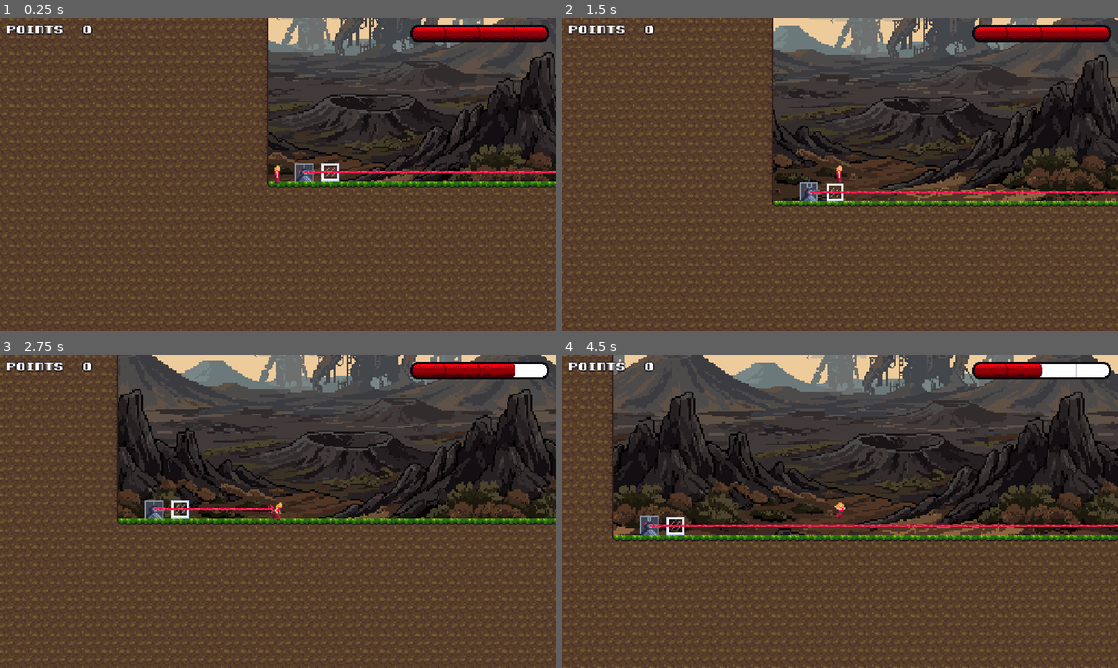
Above: before the commit, frames 1-4 (two rows, left to right).
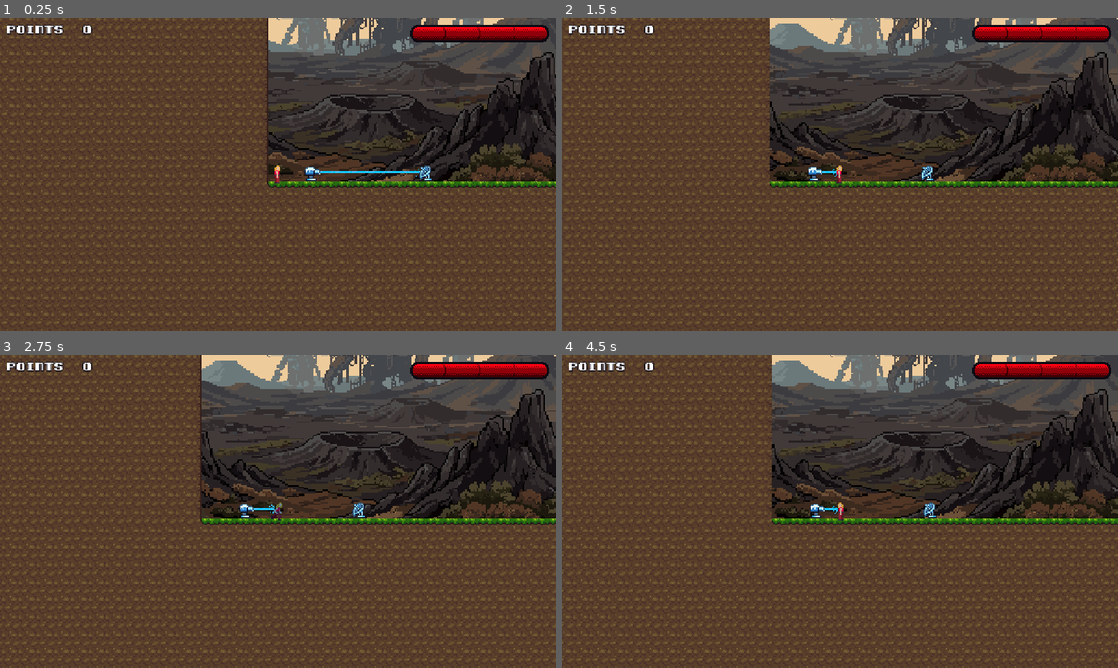
Above: after the commit, the same moments.

Repository: cygnuszwaan/objon
Game: Godot game, scene res://scenes/levels/level_template.tscn
Two runs of this game, one before a commit and one after it. Both use one fixed random seed, a clock stepped at 60 frames per second and the inputs below. This scene is started directly instead of the project's main scene.
Inputs (mouse positions are in pixels of both pictures, inside the frame that each line leads up to):
- Up to frame 1 (0.25 s): no input
- Up to frame 2 (1.5 s): tap Enter at 0.5 s; move the mouse to (962, 158) at 0.52 s; hold D (move_right) 0.53-1.25 s; hold S (crouch) 0.53-1.25 s; click (962, 158) at 0.67 s; tap Space (jump) at 0.77 s; drag from (728, 190) to (845, 174) at 1.27 s
- Up to frame 3 (2.75 s): move the mouse to (333, 442) at 2.02 s; hold D (move_right) from 2.03 s (still down); tap F at 2.1 s
- Up to frame 4 (4.5 s): release D (move_right) at 2.75 s; drag from (812, 574) to (673, 464) at 2.77 s; move the mouse to (1006, 558) at 3.52 s; hold A (move_left) 3.53-4.25 s; tap J (kick) at 3.6 s; tap Space (jump) at 3.77 s; drag from (673, 464) to (834, 511) at 4.27 s

The runs differ from the first frame. In frame 1, 0.7% of the frame differs, in the area x 53-100%, y 46-53%; in frame 2, 21%; in frame 3, 25%; in frame 4, 36%, in the area x 0-100%, y 0-100%.

Commit message:
updated freeze ray sprites

Diff:
--- a/scenes/interactive/freeze_receiver.tscn
+++ b/scenes/interactive/freeze_receiver.tscn
@@ -1,14 +1,19 @@
-[gd_scene load_steps=3 format=3]
+[gd_scene format=3 uid="uid://danr7ihfd0vov"]
 
-[ext_resource type="Script" path="res://scenes/interactive/freeze_receiver.gd" id="1_rx"]
+[ext_resource type="Script" uid="uid://7sgcvuctg80l" path="res://scenes/interactive/freeze_receiver.gd" id="1_rx"]
+[ext_resource type="Texture2D" uid="uid://b0yqrcx8geo6d" path="res://sprites/interactive/freezer_receiver.png" id="2_rlvqp"]
 
 [sub_resource type="RectangleShape2D" id="RectangleShape2D_rx"]
-size = Vector2(16, 16)
+size = Vector2(8, 8)
 
-[node name="FreezeReceiver" type="StaticBody2D"]
+[node name="FreezeReceiver" type="StaticBody2D" unique_id=1340035918]
 collision_layer = 2
 collision_mask = 0
 script = ExtResource("1_rx")
+draw_placeholder = false
 
-[node name="CollisionShape2D" type="CollisionShape2D" parent="."]
+[node name="CollisionShape2D" type="CollisionShape2D" parent="." unique_id=1031271727]
 shape = SubResource("RectangleShape2D_rx")
+
+[node name="Sprite2D" type="Sprite2D" parent="." unique_id=285412332]
+texture = ExtResource("2_rlvqp")
--- a/scenes/levels/level_template.tscn
+++ b/scenes/levels/level_template.tscn
@@ -13,8 +13,9 @@
 [ext_resource type="PackedScene" path="res://scenes/traps/powered_spike_layer.tscn" id="10_yw11j"]
 [ext_resource type="PackedScene" path="res://scenes/levels/conductor_layers.tscn" id="11_icp1j"]
 [ext_resource type="Script" uid="uid://bfrg0144j3s3d" path="res://scenes/levels/water_manager.gd" id="12_4gpp4"]
-[ext_resource type="PackedScene" uid="uid://cc8lsru56yplm" path="res://scenes/traps/laser/laser_turret.tscn" id="13_i403b"]
 [ext_resource type="PackedScene" uid="uid://dgii53fryk4gh" path="res://scenes/player/player.tscn" id="13_rdr40"]
+[ext_resource type="PackedScene" uid="uid://43ka8hnrawjw" path="res://scenes/traps/freeze/freeze_turret.tscn" id="15_i403b"]
+[ext_resource type="PackedScene" uid="uid://danr7ihfd0vov" path="res://scenes/interactive/freeze_receiver.tscn" id="16_2l0hg"]
 
 [node name="TestLevel" type="Node2D" unique_id=1261410649]
 script = ExtResource("1_g1ai2")
@@ -53,7 +54,6 @@
 tile_set = ExtResource("5_7gsxw")
 
 [node name="Glass" type="TileMapLayer" parent="Tilemaps" unique_id=1349664587 groups=["ground", "world_tilemap"]]
-tile_map_data = PackedByteArray("AAAXAE8AAQAAAAAAAAA=")
 tile_set = ExtResource("6_fwulr")
 
 [node name="Ladders" type="TileMapLayer" parent="Tilemaps" unique_id=2114889966 groups=["ladder_tilemap"]]
@@ -88,9 +88,6 @@
 
 [node name="Traps" type="Node" parent="." unique_id=673943172]
 
-[node name="LaserTurret" parent="Traps" unique_id=81752479 instance=ExtResource("13_i403b")]
-position = Vector2(352, 1272)
-
 [node name="Checkpoints" type="Node" parent="." unique_id=1948021330]
 
 [node name="Liquids" type="Node" parent="." unique_id=129700419]
@@ -99,5 +96,12 @@
 
 [node name="Blocks" type="Node" parent="." unique_id=1681336233]
 
+[node name="FreezeTurret" parent="." unique_id=221103290 instance=ExtResource("15_i403b")]
+position = Vector2(360, 1272)
+
+[node name="FreezeReceiver" parent="." unique_id=324846073 instance=ExtResource("16_2l0hg")]
+position = Vector2(464, 1272)
+scale = Vector2(-1, 1)
+
 [editable path="Backdrop"]
 [editable path="Tilemaps/ConductorLayers"]
--- a/scenes/traps/freeze/freeze_turret.tscn
+++ b/scenes/traps/freeze/freeze_turret.tscn
@@ -1,66 +1,46 @@
-[gd_scene load_steps=11 format=3]
+[gd_scene format=3 uid="uid://43ka8hnrawjw"]
 
-[ext_resource type="Script" path="res://scenes/traps/freeze/freeze_turret.gd" id="1_turret"]
-[ext_resource type="Texture2D" path="res://sprites/traps/freeze.png" id="2_beam"]
-[ext_resource type="Texture2D" path="res://sprites/traps/freezeturret.png" id="2_body"]
-[ext_resource type="Texture2D" path="res://sprites/traps/freezehit.png" id="3_hit"]
-[ext_resource type="Script" path="res://scenes/interactive/power_target.gd" id="9_pwrtgt"]
+[ext_resource type="Script" uid="uid://d3wch8iket8x8" path="res://scenes/traps/freeze/freeze_turret.gd" id="1_turret"]
+[ext_resource type="Texture2D" uid="uid://dihesxrn6h2f5" path="res://sprites/traps/freeze.png" id="2_beam"]
+[ext_resource type="Texture2D" uid="uid://dppauah5w56n7" path="res://sprites/traps/freezehit.png" id="3_hit"]
+[ext_resource type="Texture2D" uid="uid://bucqkjjhepune" path="res://sprites/traps/Freeze_ray_turret1.png" id="4_or8cw"]
+[ext_resource type="Script" uid="uid://debsvssvqq504" path="res://scenes/interactive/power_target.gd" id="9_pwrtgt"]
 
 [sub_resource type="RectangleShape2D" id="RectangleShape2D_body"]
 size = Vector2(16, 16)
 
-[sub_resource type="AtlasTexture" id="AtlasTexture_f0"]
-atlas = ExtResource("2_body")
+[sub_resource type="AtlasTexture" id="AtlasTexture_ucj6t"]
+atlas = ExtResource("4_or8cw")
 region = Rect2(0, 0, 16, 16)
-
-[sub_resource type="AtlasTexture" id="AtlasTexture_f1"]
-atlas = ExtResource("2_body")
-region = Rect2(0, 16, 16, 16)
-
-[sub_resource type="AtlasTexture" id="AtlasTexture_f2"]
-atlas = ExtResource("2_body")
-region = Rect2(0, 32, 16, 16)
-
-[sub_resource type="AtlasTexture" id="AtlasTexture_f3"]
-atlas = ExtResource("2_body")
-region = Rect2(0, 48, 16, 16)
 
 [sub_resource type="SpriteFrames" id="SpriteFrames_freeze"]
 animations = [{
 "frames": [{
 "duration": 1.0,
-"texture": SubResource("AtlasTexture_f0")
-}, {
-"duration": 1.0,
-"texture": SubResource("AtlasTexture_f1")
-}, {
-"duration": 1.0,
-"texture": SubResource("AtlasTexture_f2")
-}, {
-"duration": 1.0,
-"texture": SubResource("AtlasTexture_f3")
+"texture": SubResource("AtlasTexture_ucj6t")
 }],
-"loop": true,
+"loop": 1,
 "name": &"default",
 "speed": 5.0
 }]
 
-[node name="FreezeTurret" type="Node2D"]
+[node name="FreezeTurret" type="Node2D" unique_id=221103290]
 script = ExtResource("1_turret")
+draw_placeholder = false
 beam_texture = ExtResource("2_beam")
 hit_texture = ExtResource("3_hit")
 
-[node name="Body" type="StaticBody2D" parent="."]
+[node name="Body" type="StaticBody2D" parent="." unique_id=516939128]
 collision_layer = 2
 
-[node name="CollisionShape2D" type="CollisionShape2D" parent="Body"]
+[node name="CollisionShape2D" type="CollisionShape2D" parent="Body" unique_id=1194485917]
 shape = SubResource("RectangleShape2D_body")
 
-[node name="Muzzle" type="Marker2D" parent="."]
-position = Vector2(8, 0)
+[node name="Muzzle" type="Marker2D" parent="." unique_id=1398081472]
+position = Vector2(7, 0)
 
-[node name="AnimatedSprite2D" type="AnimatedSprite2D" parent="."]
+[node name="AnimatedSprite2D" type="AnimatedSprite2D" parent="." unique_id=1724095984]
 sprite_frames = SubResource("SpriteFrames_freeze")
 
-[node name="PowerTarget" type="Node2D" parent="."]
+[node name="PowerTarget" type="Node2D" parent="." unique_id=318828265]
 script = ExtResource("9_pwrtgt")
--- /dev/null
+++ b/sprites/traps/metadata.json
@@ -0,0 +1,22 @@
+{
+  "group_id": "fcd75739-c2c8-498f-b116-ae7a8fc07a06",
+  "objects": [
+    {
+      "id": "fd19ca14-319b-4575-adb9-623a6d18584e",
+      "name": "base",
+      "prompt": "Freeze ray turret",
+      "size": {
+        "width": 16,
+        "height": 16
+      },
+      "directions": 1,
+      "view": "low top-down",
+      "rotations": {
+        "unknown": "rotations/Freeze_ray_turret.png"
+      },
+      "animations": {}
+    }
+  ],
+  "export_version": "1.1",
+  "export_date": "2026-10-15T23:36:57.115224"
+}
Binary file added: sprites/interactive/freezer_receiver.png
Not shown, added: sprites/interactive/freezer_receiver.png.import
Binary file added: sprites/traps/Freeze_ray_turret1.png
Not shown, added: sprites/traps/Freeze_ray_turret1.png.import
Binary file added: sprites/traps/Freeze_ray_turret2.png
Not shown, added: sprites/traps/Freeze_ray_turret2.png.import
Binary file added: sprites/traps/Turret_cradle.png
Not shown, added: sprites/traps/Turret_cradle.png.import
Binary file added: sprites/traps/tripod.png
Not shown, added: sprites/traps/tripod.png.import
Binary file added: sprites/traps/turret_cradle_1.png
Not shown, added: sprites/traps/turret_cradle_1.png.import
(and 6 more such lines)
